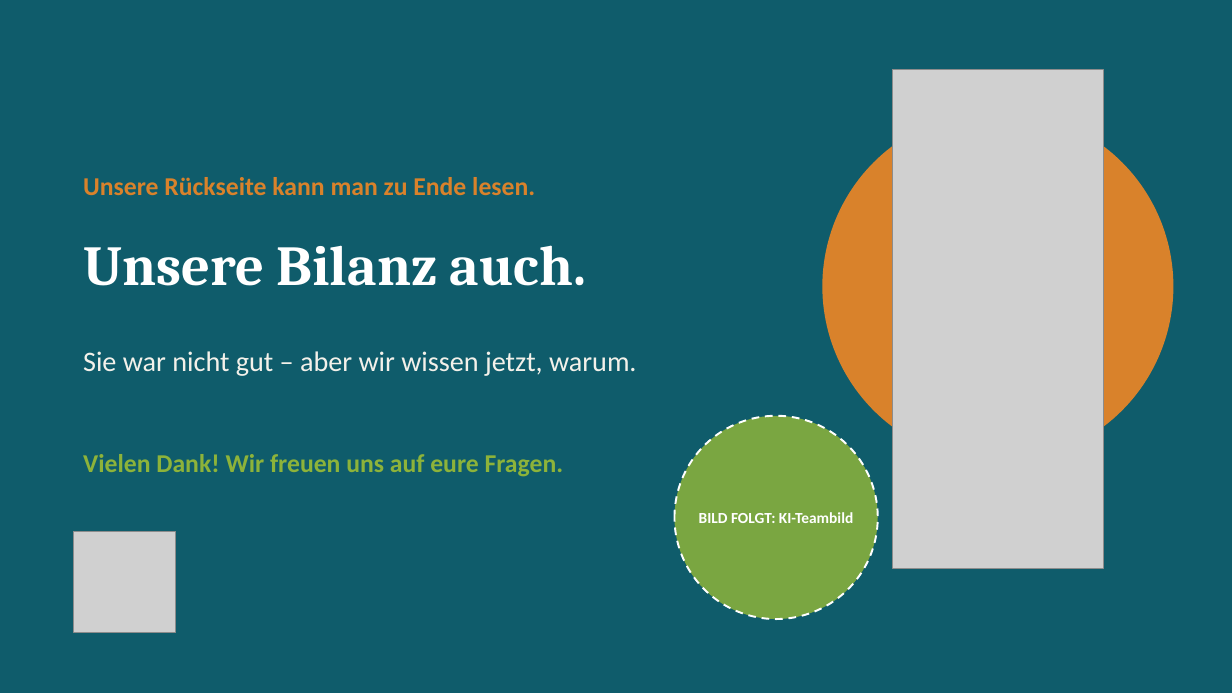
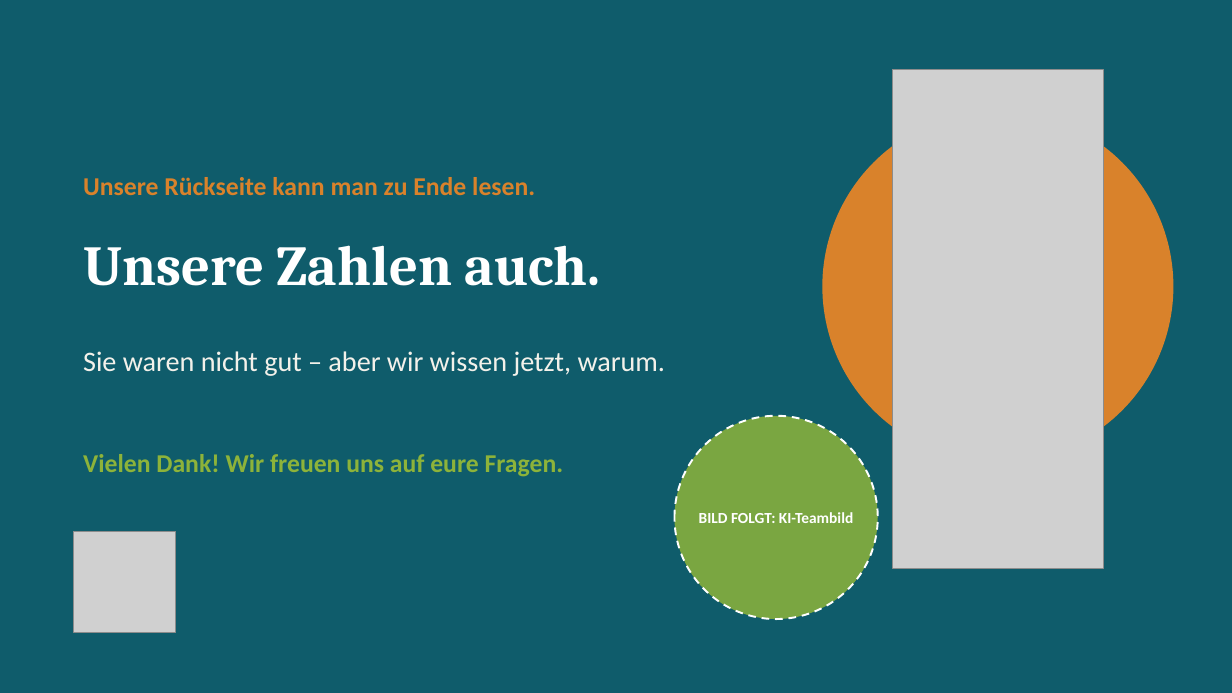
Before and after one commit to jofy0002/claude-workspace, a slide deck: slide 12 of endpraesentation/Elbharz_Endpraesentation.pptx. Drawn at 1232x693 pixels with LibreOffice and Linux fonts; fonts in the diff are those of the drawing; grey boxes stand for pictures. Boxes give left, top, right and bottom in pixels: in the first picture for what was removed or moved away, otherwise in the second. Text is boxed around its words. In the diff, an @@ line names an element or a change of style, - is before the commit and + after.

```diff
--- a/endpraesentation/Elbharz_Endpraesentation.pptx
+++ b/endpraesentation/Elbharz_Endpraesentation.pptx
@@ text at (x1=83, y1=245, x2=601, y2=286): text changed @@
-Unsere Bilanz auch.
+Unsere Zahlen auch.
@@ text at (x1=83, y1=351, x2=666, y2=376): text changed @@
-Sie war nicht gut – aber wir wissen jetzt, warum.
+Sie waren nicht gut – aber wir wissen jetzt, warum.
```
Also in this commit, not shown: 6 other slides changed, 6 other files.
